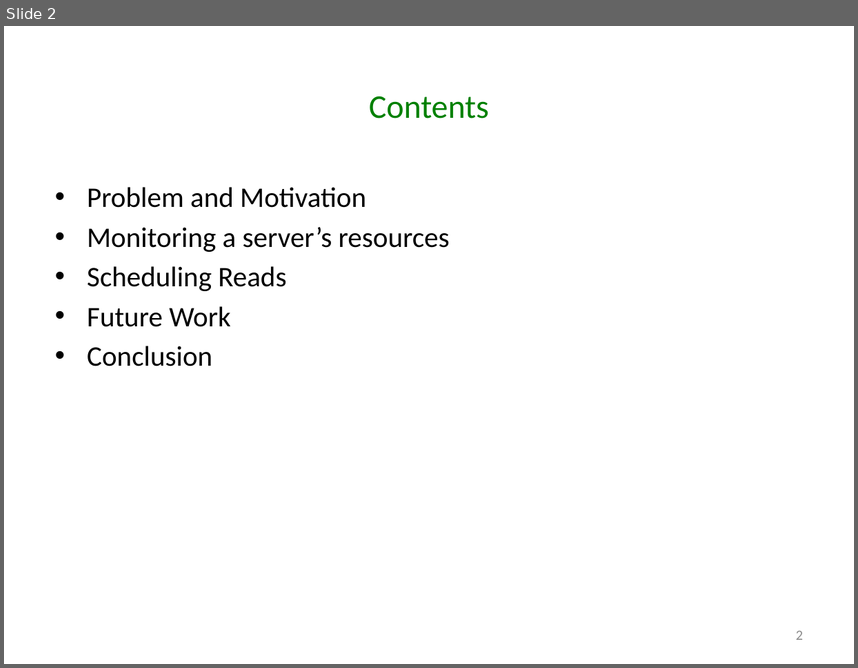
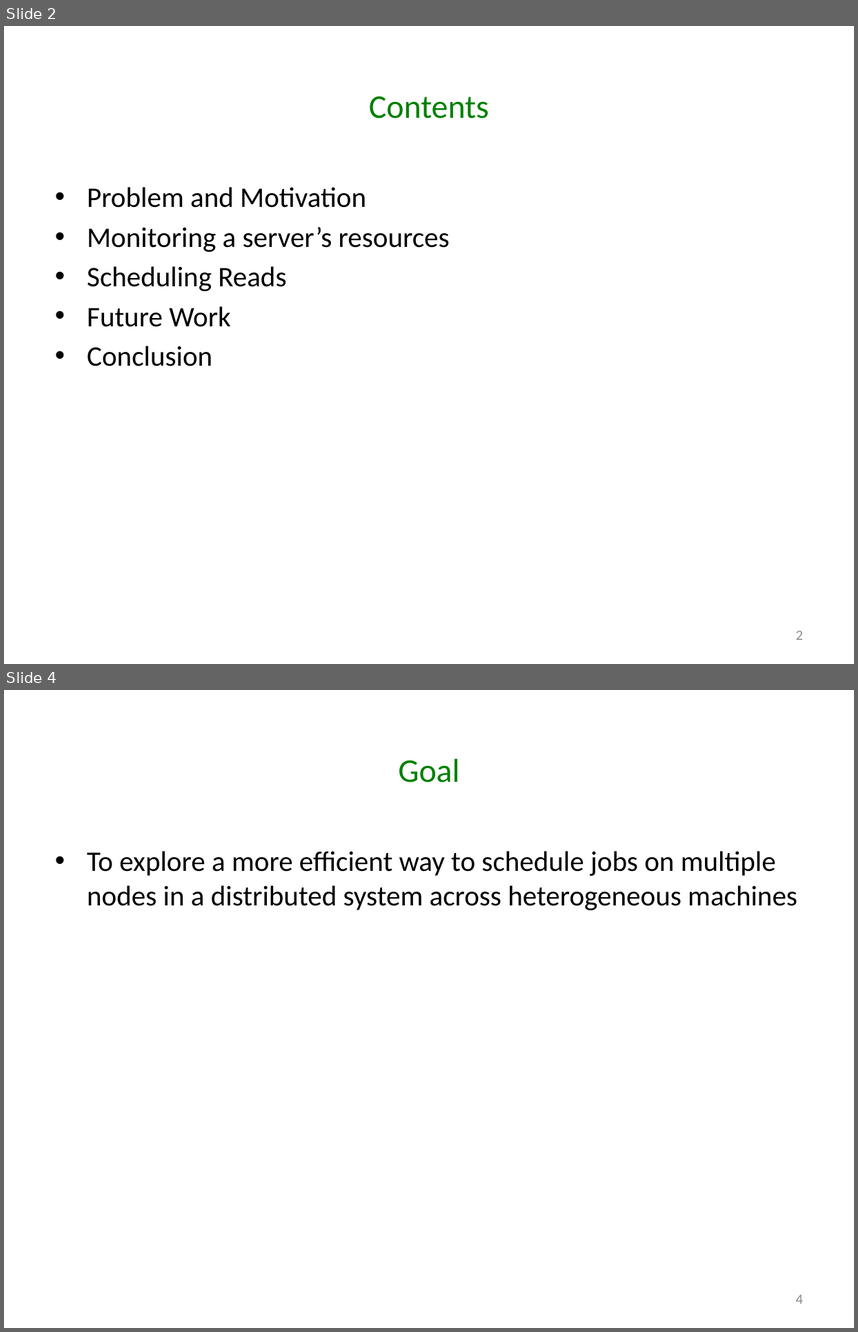
Before and after one commit to godares79/CS848-Project, a slide deck: PresentationSlides/Presentation.pptx. Shown one above the other, each under a label of ours: slide 2 before the commit, slides 2 and 4 after it; the slides between them are not shown. The pictures are 858x668 and 858x1332 pixels, drawn with LibreOffice and Linux fonts; fonts in the diff are those of the drawing. Boxes give left, top, right and bottom in pixels: in the first picture for what was removed or moved away, otherwise in the second. Text is boxed around its words. In the diff, an @@ line names an element or a change of style, - is before the commit and + after.

```diff
--- a/PresentationSlides/Presentation.pptx
+++ b/PresentationSlides/Presentation.pptx
@@ slide 4 added at box(4, 690, 854, 1328), background #FFFFFF @@
@@ title added at box(398, 758, 459, 782), 28 pt, text #008000 @@
+Goal
@@ text added at box(87, 851, 797, 910), 24 pt, text #000000 @@
+• To explore a more efficient way to schedule jobs on multiple nodes in a distributed system across heterogeneous machines
@@ page number added at box(796, 1294, 803, 1303), 12 pt, text #8C8C8C @@
+4
```
Also in this commit, not shown: 2 slides changed, 8 other slides added, 2 slides removed.
